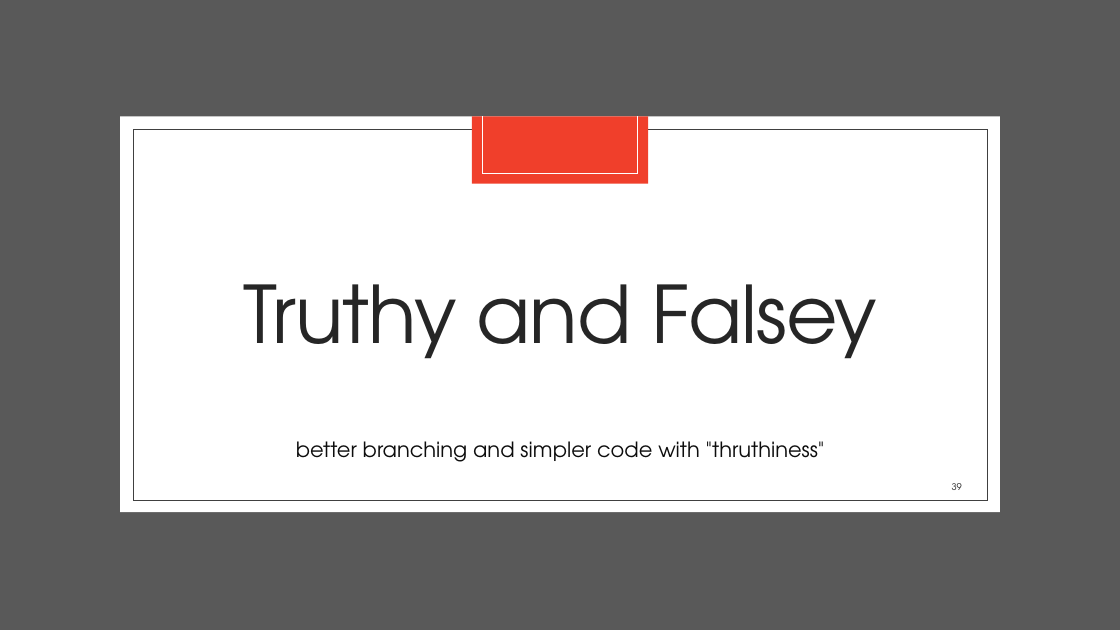
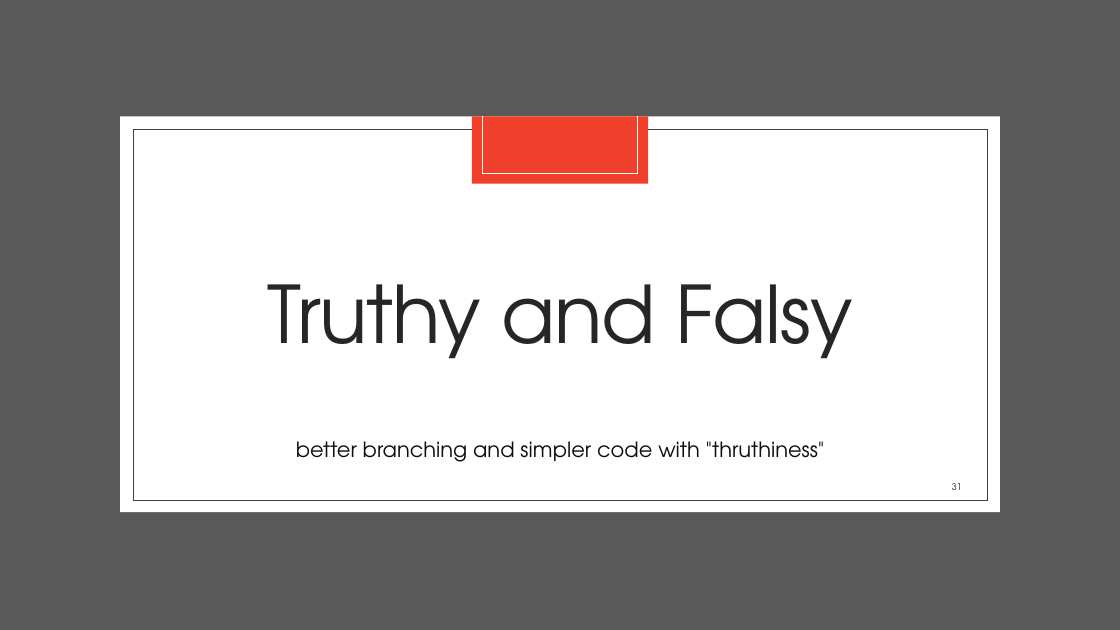
Before and after one commit to zackstotts/base-node-curriculum, a slide deck: slide 31 of unit_00/html_review/04 JavaScript.pptx (slide 39 before the commit). Drawn at 1120x630 pixels with LibreOffice and Linux fonts; fonts in the diff are those of the drawing. Boxes give left, top, right and bottom in pixels: in the first picture for what was removed or moved away, otherwise in the second. Text is boxed around its words. In the diff, an @@ line names an element or a change of style, - is before the commit and + after.

```diff
--- a/unit_00/html_review/04 JavaScript.pptx
+++ b/unit_00/html_review/04 JavaScript.pptx
@@ title at [267,284,853,359]: text changed @@
-Truthy and Falsey
+Truthy and Falsy
@@ page number at [952,483,962,490]: text changed @@
-39
+31
```
Also in this commit, not shown: 12 other slides changed, 25 slides added, 28 slides removed.
